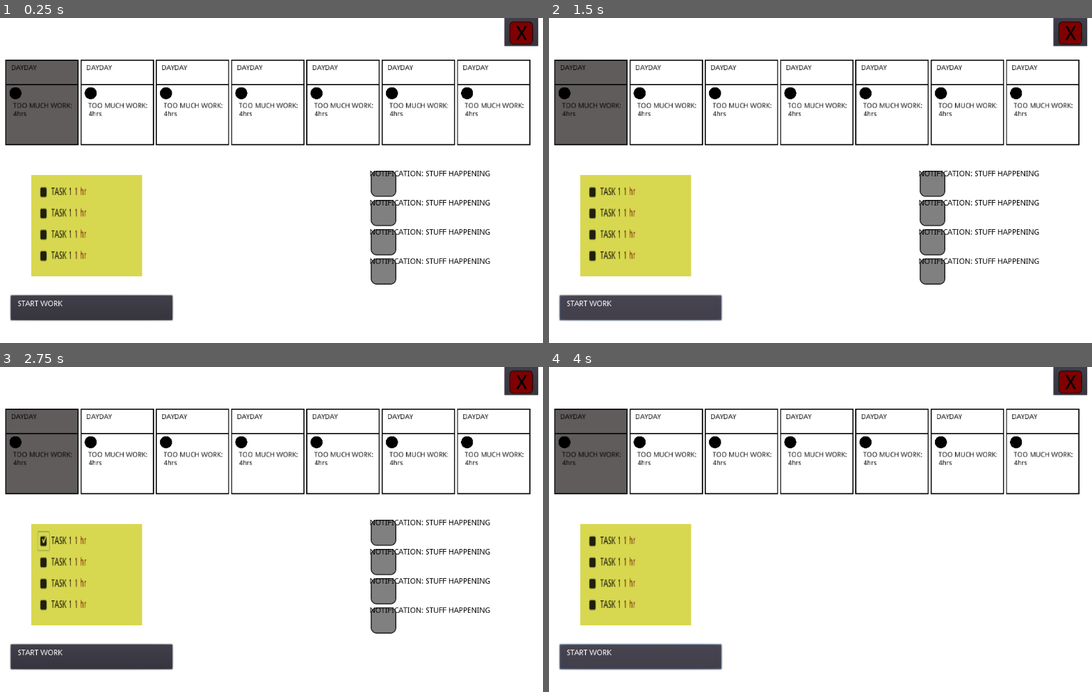
Above: before the commit, frames 1-4 (two rows, left to right).
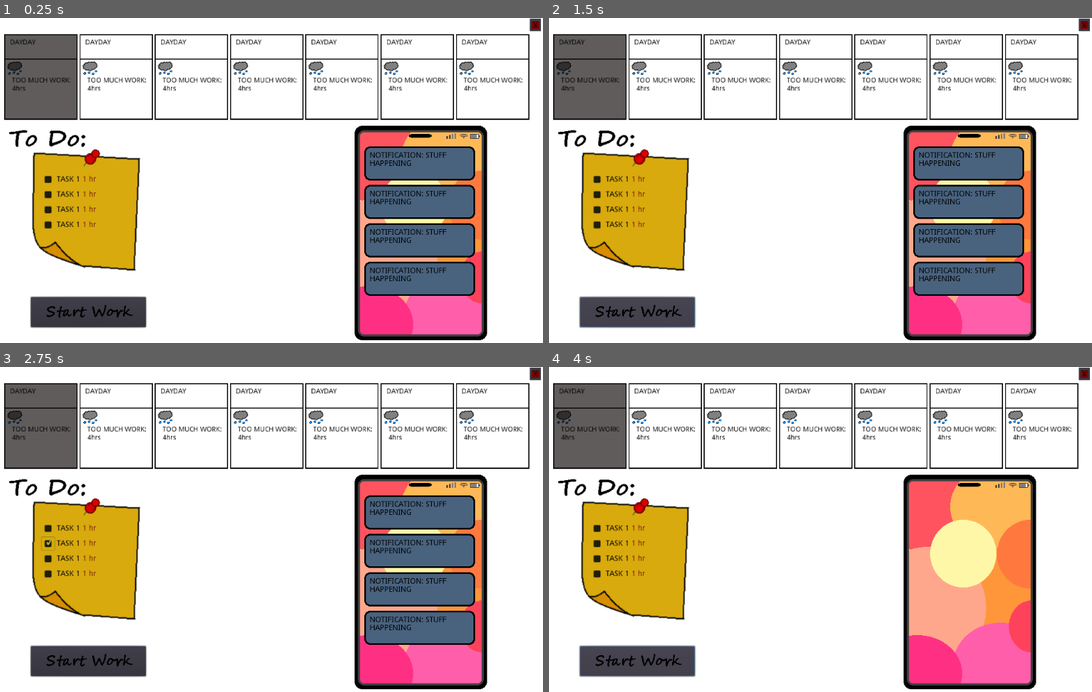
Above: after the commit, the same moments.

Repository: williarj/LD49
Game: Godot game, scene res://scenes/MainScene.tscn
The game is run twice, just before and just after one commit, with the same random seed, the same clock (stepped at 60 frames per second) and the same inputs.
Inputs (mouse positions are in pixels of both pictures, inside the frame that each line leads up to):
- Up to frame 1 (0.25 s): no input
- Up to frame 2 (1.5 s): click "START WORK" at 0.5 s; click "START WORK" at 1.25 s
- Up to frame 3 (2.75 s): click (43, 542) at 2.02 s
- Up to frame 4 (4 s): click (592, 542) at 2.77 s; click "START WORK" at 3.5 s

The runs differ from the first frame. In frame 1, 35% of the frame differs, in the area x 0-100%, y 0-100%; in frame 2, 35%; in frame 3, 35%; in frame 4, 35%.

Commit message:
added most of the base art

Diff:
--- a/project/project.godot
+++ b/project/project.godot
@@ -7,6 +7,11 @@
 ;   param=value ; assign values to parameters
 
 config_version=4
+
+_global_script_classes=[  ]
+_global_script_class_icons={
+
+}
 
 [application]
 
--- a/project/scenes/CalendarDayScene.tscn
+++ b/project/scenes/CalendarDayScene.tscn
@@ -1,7 +1,7 @@
 [gd_scene load_steps=3 format=2]
 
 [ext_resource path="res://assets/art/calendar_day.png" type="Texture" id=1]
-[ext_resource path="res://assets/art/circle_black.png" type="Texture" id=2]
+[ext_resource path="res://assets/art/weather/rain.png" type="Texture" id=2]
 
 [node name="CalendarDaySprite1" type="TextureRect"]
 texture = ExtResource( 1 )
@@ -21,8 +21,8 @@
 }
 
 [node name="WeatherSprite" type="Sprite" parent="."]
-position = Vector2( 20.5121, 68.7859 )
-scale = Vector2( 0.151918, 0.14776 )
+position = Vector2( 21.4549, 70.4358 )
+scale = Vector2( 0.65487, 0.588873 )
 texture = ExtResource( 2 )
 
 [node name="MemoLabel" type="Label" parent="."]
--- a/project/scenes/MainScene.tscn
+++ b/project/scenes/MainScene.tscn
@@ -6,6 +6,10 @@
 [ext_resource path="res://scripts/add_item.gd" type="Script" id=4]
 [ext_resource path="res://scenes/CalendarDayScene.tscn" type="PackedScene" id=5]
 [ext_resource path="res://scenes/ControllerNode.gd" type="Script" id=6]
+[ext_resource path="res://assets/art/postit1.png" type="Texture" id=7]
+[ext_resource path="res://assets/art/phone.png" type="Texture" id=8]
+[ext_resource path="res://assets/art/start_work.png" type="Texture" id=9]
+[ext_resource path="res://assets/art/todo.png" type="Texture" id=10]
 
 [node name="Main Scene" type="Node2D"]
 
@@ -13,7 +17,7 @@
 script = ExtResource( 6 )
 
 [node name="background" type="Sprite" parent="."]
-position = Vector2( 575.789, 310.661 )
+position = Vector2( 578.292, 303.003 )
 scale = Vector2( 1.1672, 1.14431 )
 texture = ExtResource( 1 )
 
@@ -22,32 +26,36 @@
 [node name="GUICanvas" type="CanvasLayer" parent="."]
 
 [node name="WindowControls" type="HBoxContainer" parent="GUICanvas"]
-margin_left = 950.0
-margin_right = 1178.0
-margin_bottom = 172.0
-rect_scale = Vector2( 0.3, 0.3 )
+margin_left = 996.0
+margin_top = 1.0
+margin_right = 1275.0
+margin_bottom = 234.0
+rect_scale = Vector2( 0.1, 0.1 )
 alignment = 1
 __meta__ = {
 "_edit_use_anchors_": false
 }
 
 [node name="ExitButton" type="Button" parent="GUICanvas/WindowControls"]
-margin_left = 10.0
-margin_right = 217.0
-margin_bottom = 172.0
+margin_left = 36.0
+margin_right = 243.0
+margin_bottom = 233.0
 icon = ExtResource( 3 )
 
 [node name="StartWorkButton" type="Button" parent="GUICanvas"]
-margin_left = 43.504
-margin_top = 511.782
-margin_right = 341.504
-margin_bottom = 557.782
+margin_left = 80.9272
+margin_top = 514.886
+margin_right = 292.927
+margin_bottom = 570.886
+icon = ExtResource( 9 )
+expand_icon = true
 __meta__ = {
 "_edit_group_": true,
 "_edit_use_anchors_": false
 }
 
 [node name="Label" type="Label" parent="GUICanvas/StartWorkButton"]
+visible = false
 margin_left = 13.0
 margin_top = 9.0
 margin_right = 287.0
@@ -74,25 +82,23 @@
 
 [node name="PostItBackground" type="Sprite" parent="GUICanvas"]
 modulate = Color( 0.847059, 0.843137, 0.313726, 1 )
-position = Vector2( 183.911, 383.318 )
-scale = Vector2( 0.19943, 0.31137 )
-texture = ExtResource( 1 )
+position = Vector2( 179.804, 353.088 )
+texture = ExtResource( 7 )
 __meta__ = {
 "_edit_group_": true
 }
 
 [node name="VBoxContainer" type="VBoxContainer" parent="GUICanvas/PostItBackground"]
-margin_left = -453.0
-margin_top = -252.0
-margin_right = -256.0
-margin_bottom = -135.0
-rect_scale = Vector2( 4.5, 4.5 )
+margin_left = -79.0
+margin_top = -67.0
+margin_right = 85.0
+margin_bottom = 56.0
 __meta__ = {
 "_edit_use_anchors_": false
 }
 
 [node name="TaskBox" type="HBoxContainer" parent="GUICanvas/PostItBackground/VBoxContainer"]
-margin_right = 197.0
+margin_right = 164.0
 margin_bottom = 24.0
 
 [node name="CheckBox" type="CheckBox" parent="GUICanvas/PostItBackground/VBoxContainer/TaskBox"]
@@ -123,7 +129,7 @@
 
 [node name="TaskBox2" type="HBoxContainer" parent="GUICanvas/PostItBackground/VBoxContainer"]
 margin_top = 28.0
-margin_right = 197.0
+margin_right = 164.0
 margin_bottom = 52.0
 
 [node name="CheckBox" type="CheckBox" parent="GUICanvas/PostItBackground/VBoxContainer/TaskBox2"]
@@ -154,7 +160,7 @@
 
 [node name="TaskBox3" type="HBoxContainer" parent="GUICanvas/PostItBackground/VBoxContainer"]
 margin_top = 56.0
-margin_right = 197.0
+margin_right = 164.0
 margin_bottom = 80.0
 
 [node name="CheckBox" type="CheckBox" parent="GUICanvas/PostItBackground/VBoxContainer/TaskBox3"]
@@ -185,7 +191,7 @@
 
 [node name="TaskBox4" type="HBoxContainer" parent="GUICanvas/PostItBackground/VBoxContainer"]
 margin_top = 84.0
-margin_right = 197.0
+margin_right = 164.0
 margin_bottom = 108.0
 
 [node name="CheckBox" type="CheckBox" parent="GUICanvas/PostItBackground/VBoxContainer/TaskBox4"]
@@ -214,11 +220,16 @@
 "_edit_use_anchors_": false
 }
 
+[node name="todo" type="Sprite" parent="GUICanvas/PostItBackground"]
+position = Vector2( -30.7318, -128.757 )
+scale = Vector2( 0.9, 0.9 )
+texture = ExtResource( 10 )
+
 [node name="CalendarContainer" type="HBoxContainer" parent="GUICanvas"]
-margin_left = 33.6274
-margin_top = 76.8268
-margin_right = 1107.63
-margin_bottom = 264.827
+margin_left = 31.8835
+margin_top = 29.7622
+margin_right = 1105.88
+margin_bottom = 209.762
 rect_scale = Vector2( 0.9, 0.9 )
 hint_tooltip = "This is my calendar. "
 alignment = 1
@@ -230,62 +241,78 @@
 [node name="CalendarDaySprite1" parent="GUICanvas/CalendarContainer" instance=ExtResource( 5 )]
 modulate = Color( 0.376471, 0.360784, 0.360784, 1 )
 margin_right = 150.0
-margin_bottom = 188.0
+margin_bottom = 180.0
 
 [node name="CalendarDaySprite2" parent="GUICanvas/CalendarContainer" instance=ExtResource( 5 )]
 margin_left = 154.0
 margin_right = 304.0
-margin_bottom = 188.0
+margin_bottom = 180.0
 
 [node name="CalendarDaySprite3" parent="GUICanvas/CalendarContainer" instance=ExtResource( 5 )]
 margin_left = 308.0
 margin_right = 458.0
-margin_bottom = 188.0
+margin_bottom = 180.0
 
 [node name="CalendarDaySprite4" parent="GUICanvas/CalendarContainer" instance=ExtResource( 5 )]
 margin_left = 462.0
 margin_right = 612.0
-margin_bottom = 188.0
+margin_bottom = 180.0
 
 [node name="CalendarDaySprite5" parent="GUICanvas/CalendarContainer" instance=ExtResource( 5 )]
 margin_left = 616.0
 margin_right = 766.0
-margin_bottom = 188.0
+margin_bottom = 180.0
 
 [node name="CalendarDaySprite6" parent="GUICanvas/CalendarContainer" instance=ExtResource( 5 )]
 margin_left = 770.0
 margin_right = 920.0
-margin_bottom = 188.0
+margin_bottom = 180.0
 
 [node name="CalendarDaySprite7" parent="GUICanvas/CalendarContainer" instance=ExtResource( 5 )]
 margin_left = 924.0
 margin_right = 1074.0
-margin_bottom = 188.0
-
-[node name="VBoxContainer" type="VBoxContainer" parent="GUICanvas"]
-margin_left = 705.232
-margin_top = 281.42
-margin_right = 956.232
-margin_bottom = 493.42
+margin_bottom = 180.0
+
+[node name="TextureRect" type="TextureRect" parent="GUICanvas"]
+margin_left = 673.587
+margin_top = 196.838
+margin_right = 923.587
+margin_bottom = 596.838
+texture = ExtResource( 8 )
+__meta__ = {
+"_edit_use_anchors_": false
+}
+
+[node name="VBoxContainer" type="VBoxContainer" parent="GUICanvas/TextureRect"]
+margin_left = 19.0
+margin_top = 38.0
+margin_right = 229.0
+margin_bottom = 381.0
 __meta__ = {
 "_edit_group_": true,
 "_edit_use_anchors_": false
 }
 
-[node name="NotificationBackground" parent="GUICanvas/VBoxContainer" instance=ExtResource( 2 )]
-margin_right = 251.0
-
-[node name="NotificationBackground2" parent="GUICanvas/VBoxContainer" instance=ExtResource( 2 )]
-margin_top = 54.0
-margin_right = 251.0
-margin_bottom = 104.0
-
-[node name="NotificationBackground3" parent="GUICanvas/VBoxContainer" instance=ExtResource( 2 )]
-margin_top = 108.0
-margin_right = 251.0
-margin_bottom = 158.0
-
-[node name="NotificationBackground4" parent="GUICanvas/VBoxContainer" instance=ExtResource( 2 )]
-margin_top = 162.0
-margin_right = 251.0
-margin_bottom = 212.0
+[node name="NotificationBackground" parent="GUICanvas/TextureRect/VBoxContainer" instance=ExtResource( 2 )]
+margin_left = 0.0
+margin_top = 0.0
+margin_right = 210.0
+margin_bottom = 67.0
+
+[node name="NotificationBackground2" parent="GUICanvas/TextureRect/VBoxContainer" instance=ExtResource( 2 )]
+margin_left = 0.0
+margin_top = 71.0
+margin_right = 210.0
+margin_bottom = 138.0
+
+[node name="NotificationBackground3" parent="GUICanvas/TextureRect/VBoxContainer" instance=ExtResource( 2 )]
+margin_left = 0.0
+margin_top = 142.0
+margin_right = 210.0
+margin_bottom = 209.0
+
+[node name="NotificationBackground4" parent="GUICanvas/TextureRect/VBoxContainer" instance=ExtResource( 2 )]
+margin_left = 0.0
+margin_top = 213.0
+margin_right = 210.0
+margin_bottom = 280.0
--- a/project/scenes/NotificationScene.tscn
+++ b/project/scenes/NotificationScene.tscn
@@ -1,11 +1,13 @@
 [gd_scene load_steps=3 format=2]
 
-[ext_resource path="res://assets/art/rect.png" type="Texture" id=1]
+[ext_resource path="res://assets/art/notification.png" type="Texture" id=1]
 [ext_resource path="res://scenes/NotificationScene.gd" type="Script" id=2]
 
 [node name="NotificationBackground" type="TextureRect"]
-margin_right = 50.0
-margin_bottom = 50.0
+margin_left = 0.374146
+margin_top = -0.187073
+margin_right = 208.374
+margin_bottom = 66.8129
 texture = ExtResource( 1 )
 script = ExtResource( 2 )
 __meta__ = {
@@ -13,8 +15,10 @@
 }
 
 [node name="NotificationText" type="RichTextLabel" parent="."]
-margin_right = 238.0
-margin_bottom = 42.0
+margin_left = 12.0
+margin_top = 12.0
+margin_right = 196.0
+margin_bottom = 53.0
 custom_colors/default_color = Color( 0, 0, 0, 1 )
 text = "NOTIFICATION: STUFF HAPPENING"
 scroll_active = false
Binary file added: project/assets/art/notification.png
Not shown, added: project/assets/art/notification.png.import
Binary file added: project/assets/art/phone.png
Not shown, added: project/assets/art/phone.png.import
Binary file added: project/assets/art/postit1.png
Not shown, added: project/assets/art/postit1.png.import
Binary file added: project/assets/art/postit2.png
Not shown, added: project/assets/art/postit2.png.import
Binary file added: project/assets/art/postit3.png
Not shown, added: project/assets/art/postit3.png.import
Binary file added: project/assets/art/start_work.png
Not shown, added: project/assets/art/start_work.png.import
(and 21 more such lines)
